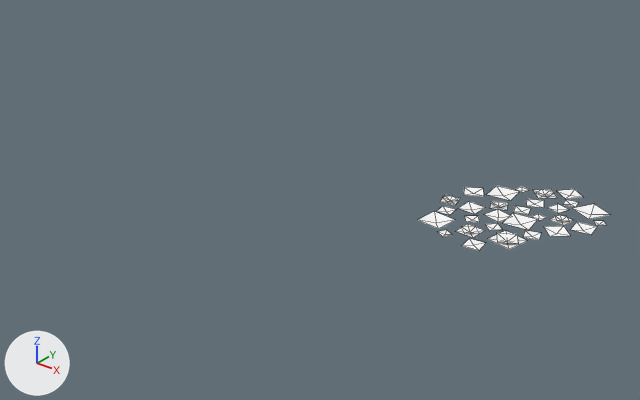
The FBX model Assets/Graphic/Detail/OBJ_Foliage_WeedsRound.fbx, before and after one commit.
Before and after are seen from a camera (50 mm lens) standing at (0.0787, -0.1253, 0.0472) and looking at (0.0181, -0.0495, 0.0002). The axes (+X, +Y, +Z) are drawn at lower left. The lights are the same throughout. Mesh edges are drawn as thin lines. Where no turn or scale is listed for an object, it has been applied to the vertices.

Objects in the first picture: 'weed_round3'.
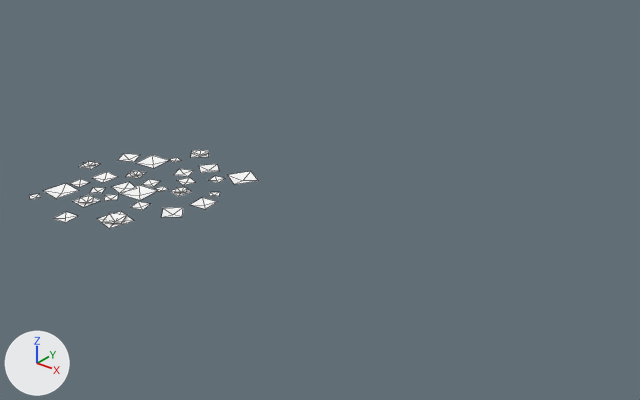
What changed in the scene script:
```text
Change me_mesh:
    used by ob_weed_round3; location = (0.03852, -0.03923, 0.00004)
    remove me_mesh.from_pydata(...)  # 169 vertices, 140 faces; spans x -0.0094..0.0094, y -0.0094..0.0119, z 0.0..0.0004
    add me_mesh.from_pydata(...)  # 169 vertices, 140 faces; spans x -0.0119..0.0109, y -0.0112..0.0148, z 0.0001..0.0005
    me_mesh part 1: the loose piece of 5 vertices spanning x -0.0062..-0.0037, y -0.002..0.0006, z 0.0..0.0002 is moved by (-0.0009, 0.0006, 0.0001)
    me_mesh part 2: the loose piece of 5 vertices spanning x -0.0056..-0.0021, y 0.0033..0.0068, z 0.0..0.0004 is moved by (-0.0007, 0.0019, 0.0001)
    me_mesh part 3: the loose piece of 5 vertices spanning x -0.0011..0.0016, y 0.004..0.0067, z 0.0..0.0001 is moved by (0.0005, 0.002, 0.0001)
    me_mesh part 4: the loose piece of 9 vertices spanning x -0.0016..0.0017, y 0.0068..0.0101, z 0.0..0.0003 is moved by (-0.0021, 0.0046, 0.0001)
    me_mesh part 5: the loose piece of 5 vertices spanning x -0.0035..-0.002, y 0.0071..0.0086, z 0.0..0.0002 is moved by (-0.0004, 0.0016, 0.0001)
    me_mesh part 6: the loose piece of 5 vertices spanning x 0.0045..0.0088, y 0.0048..0.0091, z 0.0..0.0004 is moved by (0.0016, 0.0036, 0.0001)
    me_mesh part 7: the loose piece of 5 vertices spanning x 0.0064..0.009, y 0.0012..0.0039, z 0.0..0.0003 is moved by (0.0019, -0.0002, 0.0001)
    me_mesh part 8: the loose piece of 5 vertices spanning x 0.0028..0.0047, y 0.0069..0.0088, z 0.0..0.0002 is moved by (0.002, 0.0006, 0.0001)
    me_mesh part 9: the loose piece of 9 vertices spanning x -0.0094..-0.007, y -0.0015..0.001, z 0.0..0.0003 is moved by (-0.0025, 0.0016, 0.0001)
    me_mesh part 10: the loose piece of 5 vertices spanning x -0.0086..-0.0053, y 0.0016..0.0049, z 0.0..0.0003 is moved by (-0.0013, 0.0027, 0.0001)
    me_mesh part 11: the loose piece of 5 vertices spanning x -0.005..-0.0033, y -0.009..-0.0073, z 0.0..0.0002 is moved by (-0.004, -0.0009, 0.0001)
    me_mesh part 12: the loose piece of 9 vertices spanning x -0.0042..-0.0015, y 0.0007..0.0034, z 0.0..0.0003 is moved by (-0.0008, 0.001, 0.0001)
    me_mesh part 13: the loose piece of 5 vertices spanning x 0.0039..0.0073, y -0.0017..0.0017, z 0.0..0.0003 is moved by (0.0028, -0.0016, 0.0001)
    me_mesh part 14: all 5 vertices in x -0.0014..0.0008, y -0.0094..-0.0072, z 0.0..0.0001 are moved by (-0.0004, -0.0017, 0.0001)
    me_mesh part 15: 9 of the vertices in x 0.0003..0.0041, y -0.0071..-0.0034, z 0.0..0.0004 are moved by (0.0024, -0.0018, 0.0001)
Change ob_weed_round3:
    ob_weed_round3.location: (0.03852, -0.03923, 0.00004) -> (-0.0015, -0.06162, 0.00004)
```

Boxes (x1, y1, x2, y2) around the edits, measured in the pictures (640 x 400 px; the box of a moved part takes in the faces that stretch with it):
'weed_round3', reshaped, moved (19% wider, 22% taller)
    before: (418, 186, 610, 250)
    after: (29, 150, 258, 228)
part 1 of me_mesh, moved or reshaped
    before: (459, 202, 486, 214)
    after: (91, 172, 117, 183)
part 2 of me_mesh, moved or reshaped
    before: (487, 186, 520, 201)
    after: (137, 155, 169, 168)
part 3 of me_mesh, moved or reshaped
    before: (526, 199, 544, 208)
    after: (174, 169, 194, 176)
part 4 of me_mesh, moved or reshaped
    before: (533, 189, 557, 198)
    after: (191, 150, 209, 157)
part 5 of me_mesh, moved or reshaped
    before: (516, 187, 528, 192)
    after: (169, 157, 180, 162)
part 6 of me_mesh, moved or reshaped
    before: (573, 204, 610, 219)
    after: (228, 171, 258, 185)
part 7 of me_mesh, moved or reshaped
    before: (570, 222, 597, 235)
    after: (190, 197, 217, 209)
part 8 of me_mesh, moved or reshaped
    before: (563, 200, 579, 207)
    after: (208, 176, 225, 183)
part 9 of me_mesh, moved or reshaped
    before: (440, 195, 461, 205)
    after: (79, 161, 100, 169)
part 10 of me_mesh, moved or reshaped
    before: (464, 187, 484, 196)
    after: (117, 154, 140, 162)
part 11 of me_mesh, moved or reshaped
    before: (438, 230, 452, 237)
    after: (29, 194, 41, 199)
part 12 of me_mesh, moved or reshaped
    before: (490, 201, 508, 210)
    after: (126, 170, 146, 178)
part 13 of me_mesh, moved or reshaped
    before: (544, 226, 570, 236)
    after: (162, 207, 183, 217)
part 14 of me_mesh, moved or reshaped
    before: (462, 238, 486, 250)
    after: (53, 212, 77, 223)
part 15 of me_mesh, moved or reshaped
    before: (488, 231, 527, 249)
    after: (98, 211, 134, 228)
